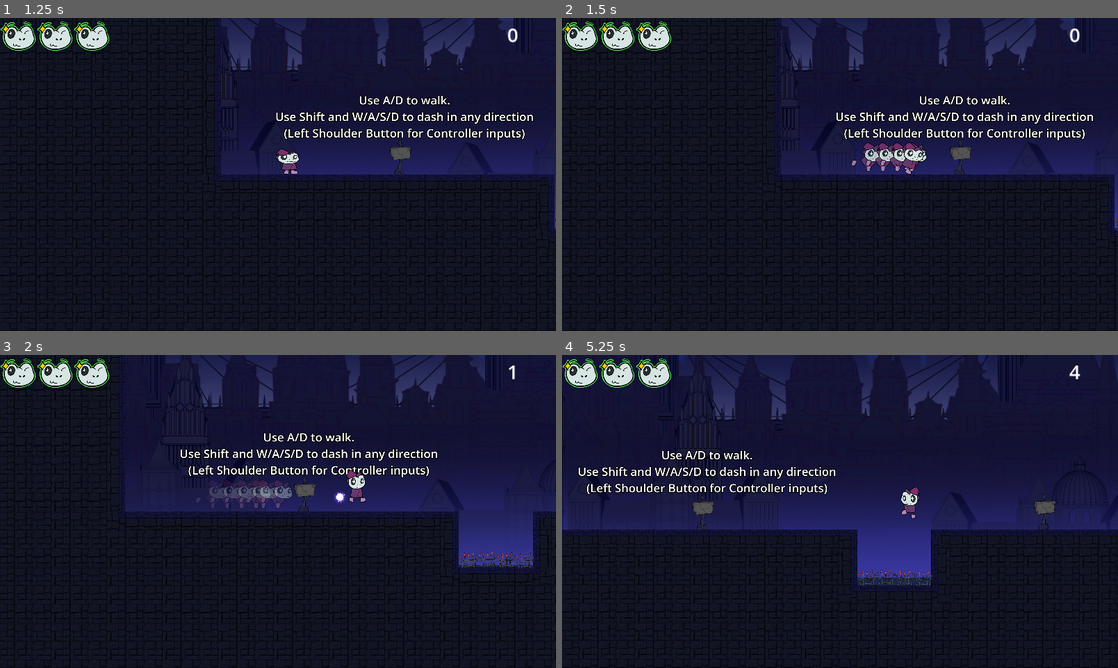
Above: before the commit, frames 1-4 (two rows, left to right).
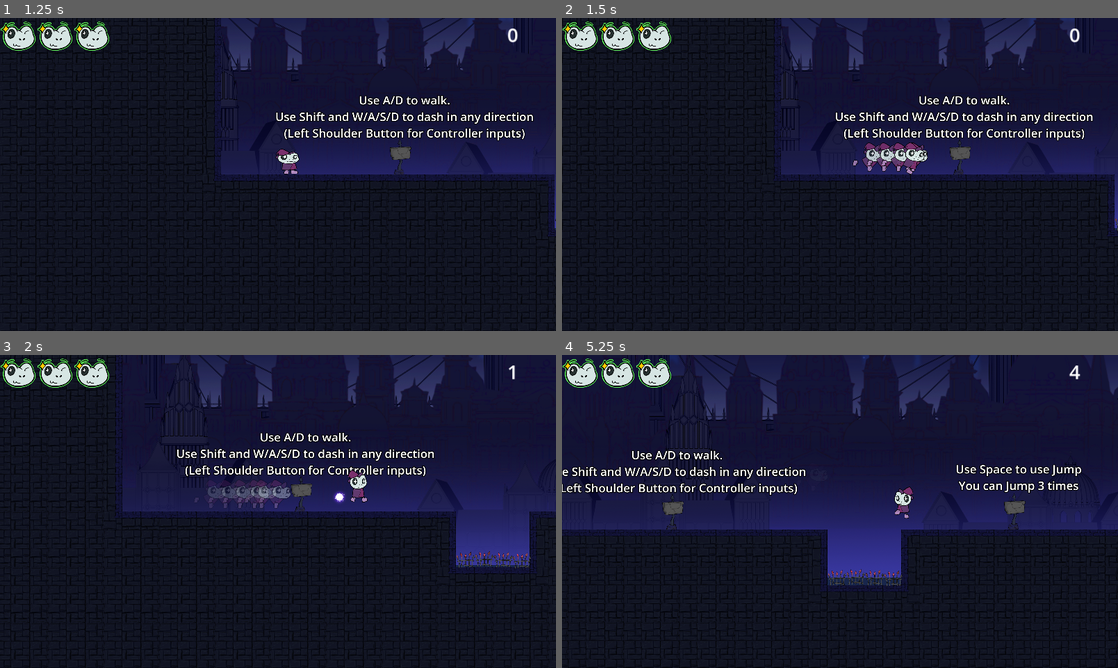
Above: after the commit, the same moments.

Repository: DerBrotDoktor/Frogoth
Game: Godot game, scene res://scenes/main/main.tscn
Two runs of this game, one before a commit and one after it. Both use one fixed random seed, a clock stepped at 60 frames per second and the inputs below.
Inputs:
- Up to frame 1 (1.25 s): click "Start" at 0.5 s
- Up to frame 2 (1.5 s): hold D (right) from 1.28 s (still down); tap Shift (dash) at 1.35 s
- Up to frame 3 (2 s): keep holding D (right); tap Space (jump) at 1.52 s
- Up to frame 4 (5.25 s): tap F (discrad_shape) at 2.1, 3.6, 5.1 s; tap Space (jump) at 2.27, 3.77, 4.52 s; release D (right) at 2.78 s; hold A (left) 2.78-3.53 s; tap Shift (dash) at 2.85, 4.35 s; hold D (right) 3.53-5.03 s; hold A (left) from 5.03 s (still down)

Frame 1 is identical in both runs. In frame 2, 2.4% of the frame differs, in the area x 0-100%, y 0-100%; in frame 3, 5.8%; in frame 4, 11%.

Commit message:
Changed: Player movement balancing

Diff:
--- a/scenes/player/player.tscn
+++ b/scenes/player/player.tscn
@@ -673,9 +673,9 @@
 
 [node name="Player" type="CharacterBody2D"]
 script = ExtResource("1_il0n1")
-normal_speed = 600.0
+normal_speed = 670.0
 jump_velocity = -1100.0
-acceleration = 30.0
+acceleration = 94.0
 deceleration = 0.19
 dash_speed = 3000
 dash_acceleration = 50.0
